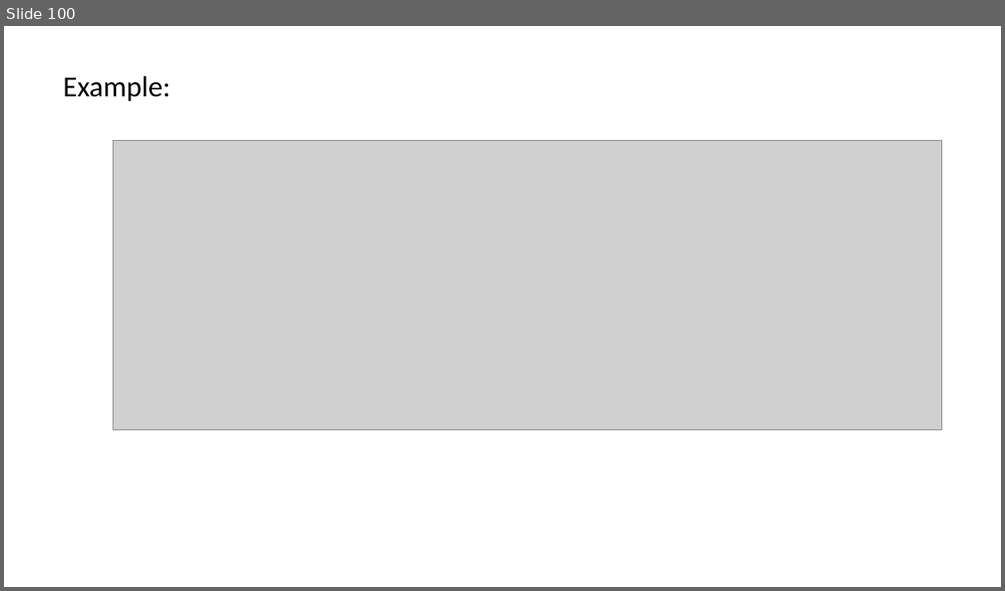
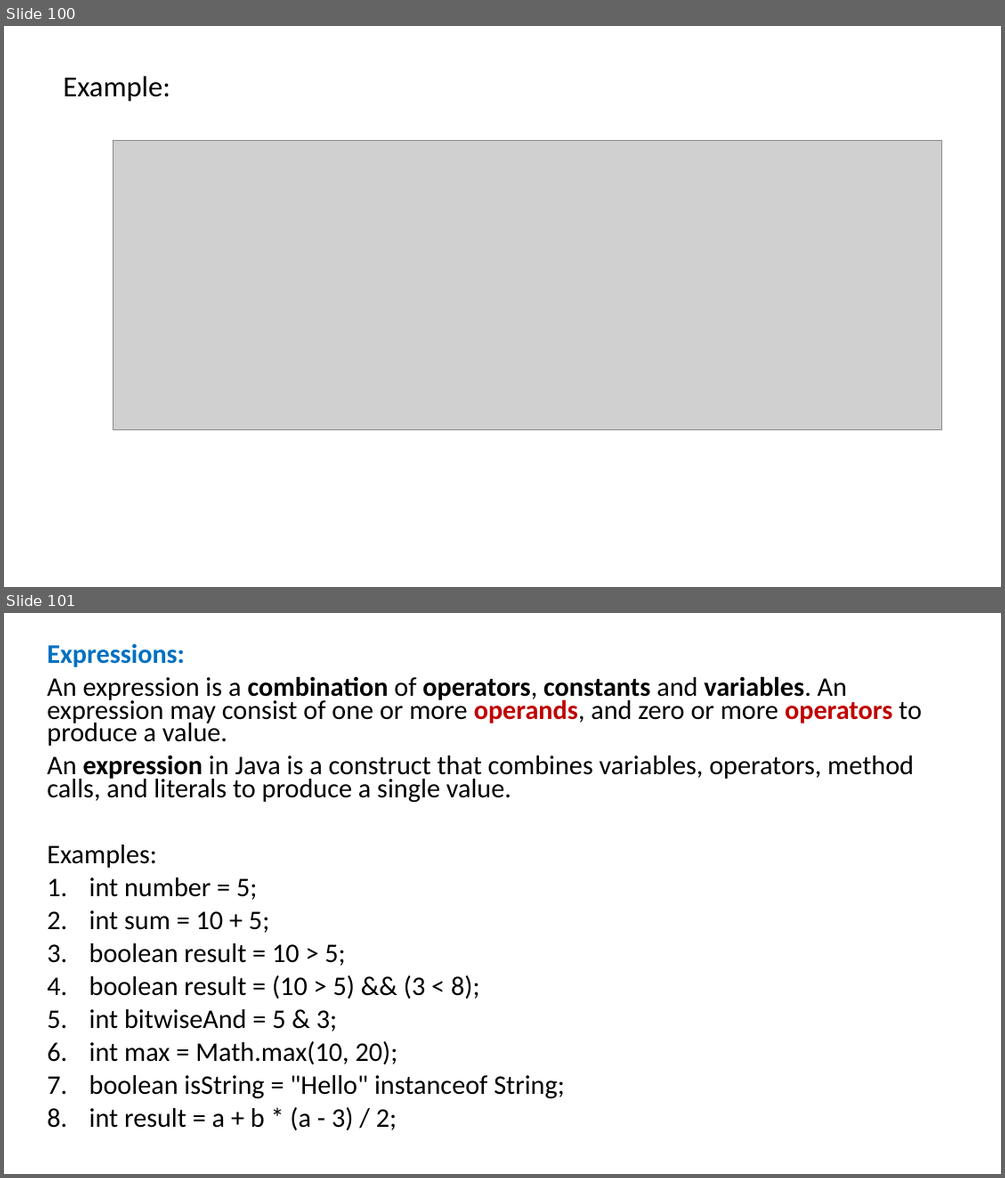
Before and after one commit to PRAMOD-VISHNU-NAIK/MCA-2nd-Sem-Shridevi-College, a slide deck: Theory Class-Notes/Java MCA-2.pptx. Shown one above the other, each under a label of ours: slide 100 before the commit, slides 100 and 101 after it. The pictures are 1005x591 and 1005x1178 pixels, drawn with LibreOffice and Linux fonts; fonts in the diff are those of the drawing; grey boxes stand for pictures. Boxes give left, top, right and bottom in pixels: in the first picture for what was removed or moved away, otherwise in the second. Text is boxed around its words. In the diff, an @@ line names an element or a change of style, - is before the commit and + after.

```diff
--- a/Theory Class-Notes/Java MCA-2.pptx
+++ b/Theory Class-Notes/Java MCA-2.pptx
@@ slide 101 added at bbox=[4, 613, 1001, 1174], background #FFFFFF @@
@@ text added at bbox=[47, 644, 922, 1130], 25.9 pt, text #000000 @@
+Expressions:
+An expression is a combination of operators, constants and variables. An expression may consist of one or more operands, and zero or more operators to produce a value.
+An expression in Java is a construct that combines variables, operators, method calls, and literals to produce a single value.
+Examples:
+1. int number = 5;
+2. int sum = 10 + 5;
+3. boolean result = 10 > 5;
+4. boolean result = (10 > 5) && (3 < 8);
+5. int bitwiseAnd = 5 & 3;
+6. int max = Math.max(10, 20);
+7. boolean isString = "Hello" instanceof String;
+8. int result = a + b * (a - 3) / 2;
```
Also in this commit, not shown: 3 slides changed, 6 other slides added.
